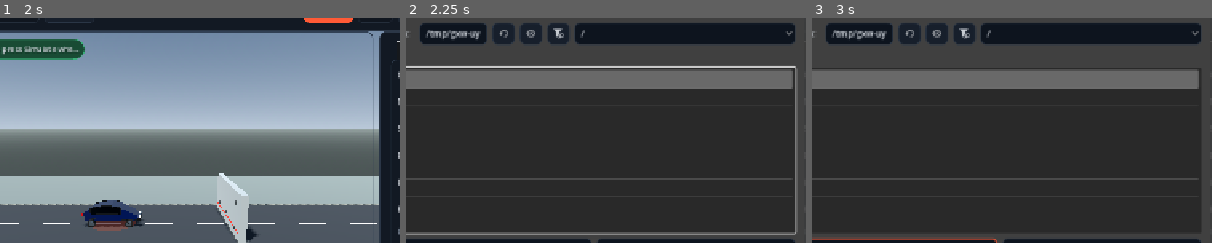
Above: before the commit, frames 1-3 (left to right).
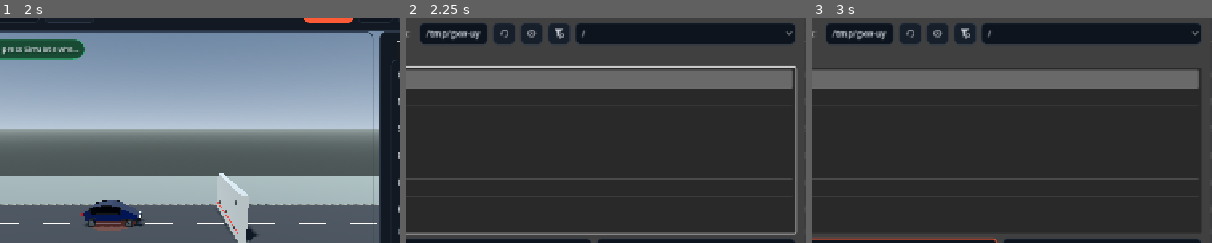
Above: after the commit, the same moments.

Repository: ArrowSK/crashvector
Game: Godot game, scene res://app/main.tscn
Two runs of this game, one before a commit and one after it. Both use one fixed random seed, a clock stepped at 60 frames per second and the inputs below.
Inputs (mouse positions are % of the whole screen's width and height, from its top left):
- Up to frame 1 (2 s): click "New" at 0.5 s; click "New" at 1.25 s
- Up to frame 2 (2.25 s): click "Open" at 2 s
- Up to frame 3 (3 s): click (36, 59) at 2.77 s; type "12" at 2.85 s
The pictures show only the part of the screen within x 29-79%, y 7-57%; the shares and areas given below are measured in that part.

Frame 1 is identical in both runs. In frame 2, 0.1% of the frame differs, in the area x 20-45%, y 3-10%; in frame 3, 0.1%.

Commit message:
M12: make truck underride guard a physical contact face

Diff:
--- a/src/vehicles/heavy_truck.gd
+++ b/src/vehicles/heavy_truck.gd
@@ -129,6 +129,10 @@
 	rigid_chassis.add_box_shape("TrailerCollision", Vector3(6.10, 2.95, 2.42), Vector3(3.55, 2.05, 0.0))
 	rigid_chassis.add_box_shape("TractorCollision", Vector3(2.65, 2.55, 2.28), Vector3(8.20, 1.72, 0.0))
 	rigid_chassis.add_box_shape("TruckFrameCollision", Vector3(9.45, 0.30, 1.80), Vector3(4.72, 0.58, 0.0))
+	# The visible/structural rear underride guard must also be a physical face.
+	# Without this the passenger-car safety-cell box can climb the exposed low
+	# chassis rail, producing the visibly absurd upward kick reported in M11.
+	rigid_chassis.add_box_shape("RearUnderrideCollision", Vector3(0.24, 0.68, 2.20), Vector3(0.02, 0.70, 0.0))
 	# M12: road support is suspension force, not rigid tyre spheres. This avoids
 	# high-speed wheel/road impulses kicking the truck upward during an impact.
 	var mass_scale := maxf(total_mass_kg / 18000.0, 0.20)
